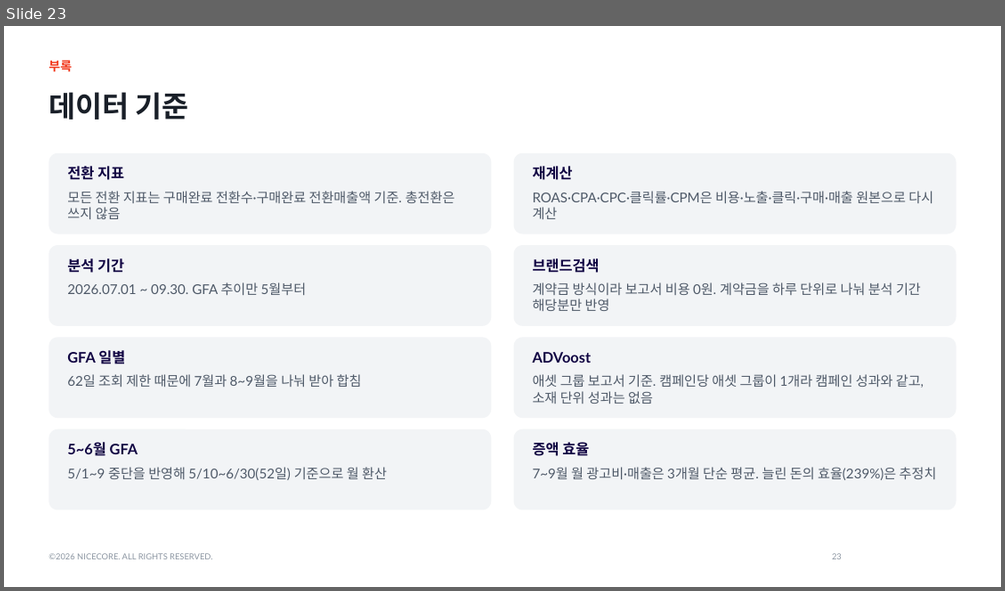
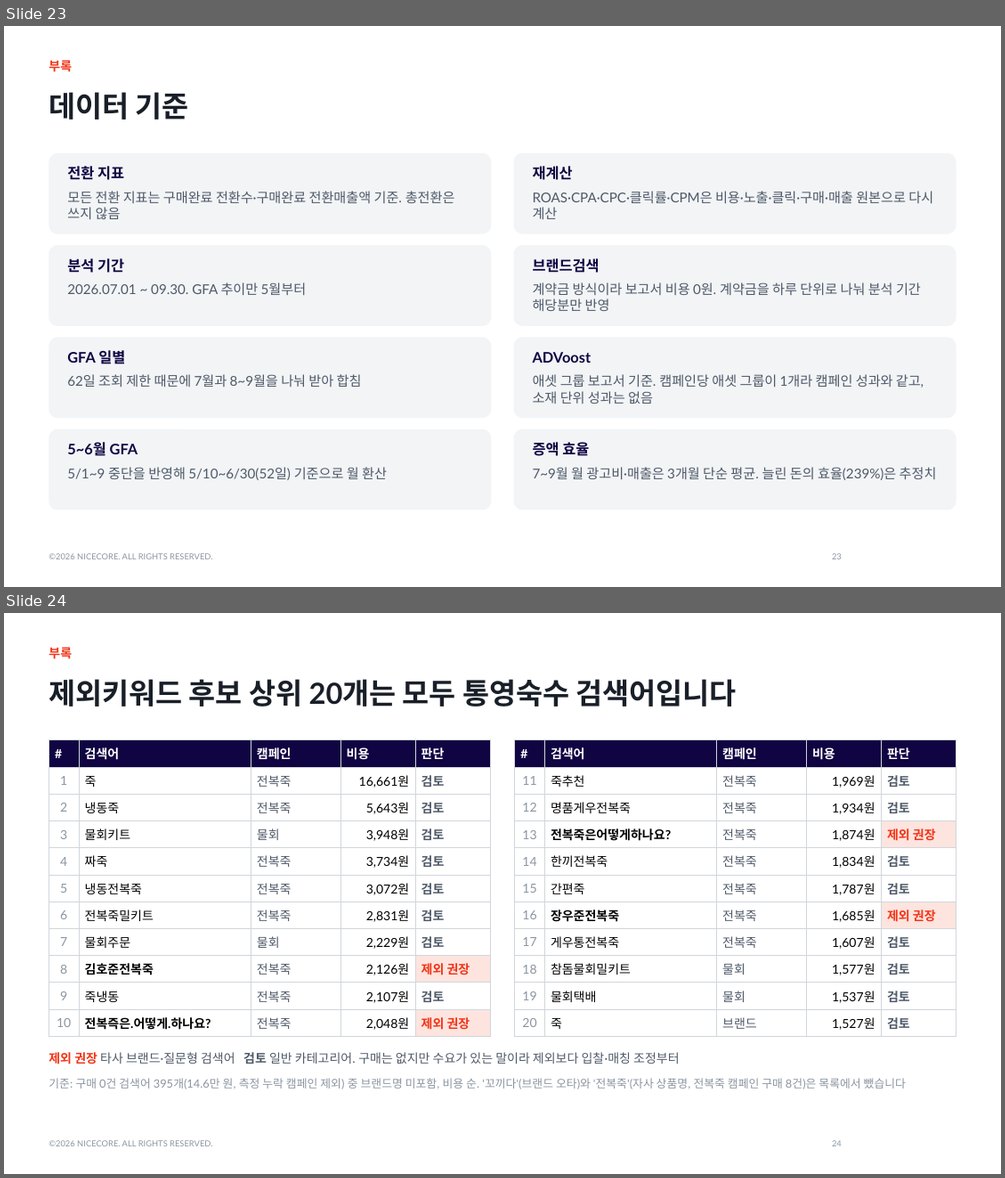
Before and after one commit to HyeonsooKimNCORE/proposal, a slide deck: bravecompany/브레이브컴퍼니_네이버광고_진단_제안서.pptx. Shown one above the other, each under a label of ours: slide 23 before the commit, slides 23 and 24 after it. The pictures are 1005x591 and 1005x1178 pixels, drawn with LibreOffice and Linux fonts; fonts in the diff are those of the drawing; background and template pictures are left out. Boxes give left, top, right and bottom in pixels: in the first picture for what was removed or moved away, otherwise in the second. Text is boxed around its words. In the diff, an @@ line names an element or a change of style, - is before the commit and + after.

```diff
--- a/bravecompany/브레이브컴퍼니_네이버광고_진단_제안서.pptx
+++ b/bravecompany/브레이브컴퍼니_네이버광고_진단_제안서.pptx
@@ slide 24 added at bbox=[4, 613, 1001, 1174], background #FFFFFF; not listed: 1 template element that a slide beside it also shows @@
@@ text added at bbox=[48, 647, 72, 659], 12 pt, text #F13518, bold @@
+부록
@@ title added at bbox=[48, 679, 736, 706], 28 pt, text #191F28, bold @@
+제외키워드 후보 상위 20개는 모두 통영숙수 검색어입니다
@@ table added at bbox=[48, 740, 490, 1033], 11 rows, 5 columns @@
+# | 검색어 | 캠페인 | 비용 | 판단
+1 | 죽 | 전복죽 | 16,661원 | 검토
+2 | 냉동죽 | 전복죽 | 5,643원 | 검토
+3 | 물회키트 | 물회 | 3,948원 | 검토
+4 | 짜죽 | 전복죽 | 3,734원 | 검토
+5 | 냉동전복죽 | 전복죽 | 3,072원 | 검토
+6 | 전복죽밀키트 | 전복죽 | 2,831원 | 검토
+7 | 물회주문 | 물회 | 2,229원 | 검토
+8 | 김호준전복죽 | 전복죽 | 2,126원 | 제외 권장
+9 | 죽냉동 | 전복죽 | 2,107원 | 검토
+10 | 전복즉은.어떻게.하나요? | 전복죽 | 2,048원 | 제외 권장
@@ table added at bbox=[515, 740, 956, 1033], 11 rows, 5 columns @@
+# | 검색어 | 캠페인 | 비용 | 판단
+11 | 죽추천 | 전복죽 | 1,969원 | 검토
+12 | 명품게우전복죽 | 전복죽 | 1,934원 | 검토
+13 | 전복죽은어떻게하나요? | 전복죽 | 1,874원 | 제외 권장
+14 | 한끼전복죽 | 전복죽 | 1,834원 | 검토
+15 | 간편죽 | 전복죽 | 1,787원 | 검토
+16 | 장우준전복죽 | 전복죽 | 1,685원 | 제외 권장
+17 | 게우통전복죽 | 전복죽 | 1,607원 | 검토
+18 | 참돔물회밀키트 | 물회 | 1,577원 | 검토
+19 | 물회택배 | 물회 | 1,537원 | 검토
+20 | 죽 | 브랜드 | 1,527원 | 검토
@@ text added at bbox=[48, 1052, 679, 1064], 12 pt, text #4E5968 @@
+제외 권장 타사 브랜드·질문형 검색어 검토 일반 카테고리어. 구매는 없지만 수요가 있는 말이라 제외보다 입찰·매칭 조정부터
@@ text added at bbox=[48, 1078, 906, 1089], 11 pt, text #8B95A1 @@
+기준: 구매 0건 검색어 395개(14.6만 원, 측정 누락 캠페인 제외) 중 브랜드명 미포함, 비용 순. '꼬끼다'(브랜드 오타)와 '전복죽'(자사 상품명, 전복죽 캠페인 구매 8건)은 목록에서 뺐습니다
@@ page number added at bbox=[832, 1140, 841, 1146], 8 pt, text #8B95A1 @@
+24
```
Also in this commit, not shown: 1 other slide added, 1 other file.
